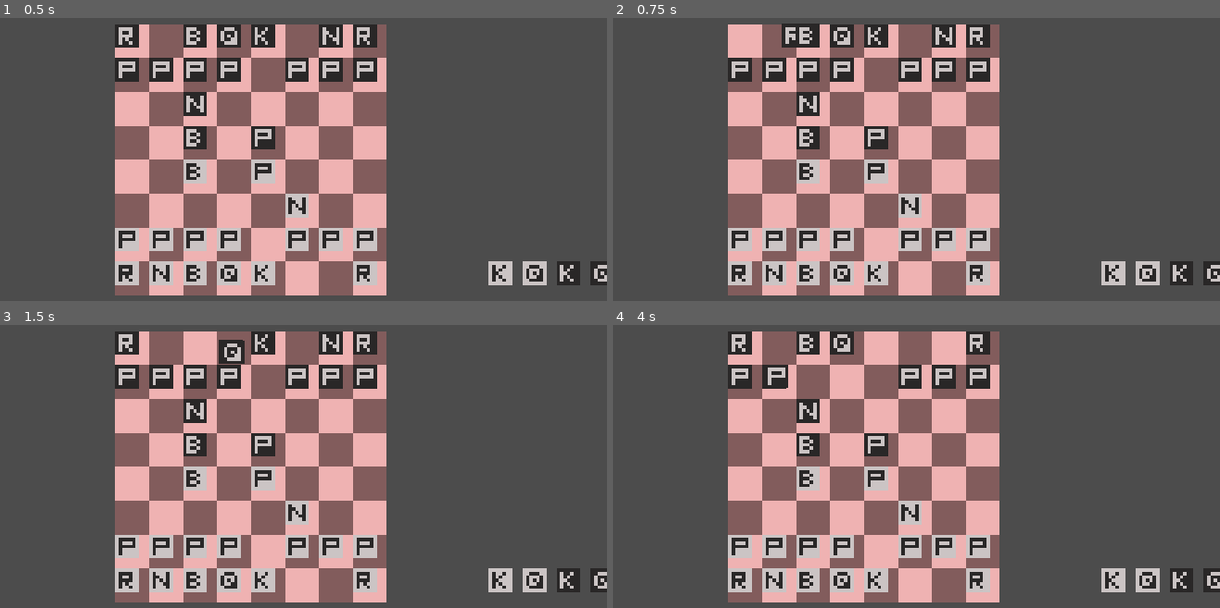
Above: before the commit, frames 1-4 (two rows, left to right).
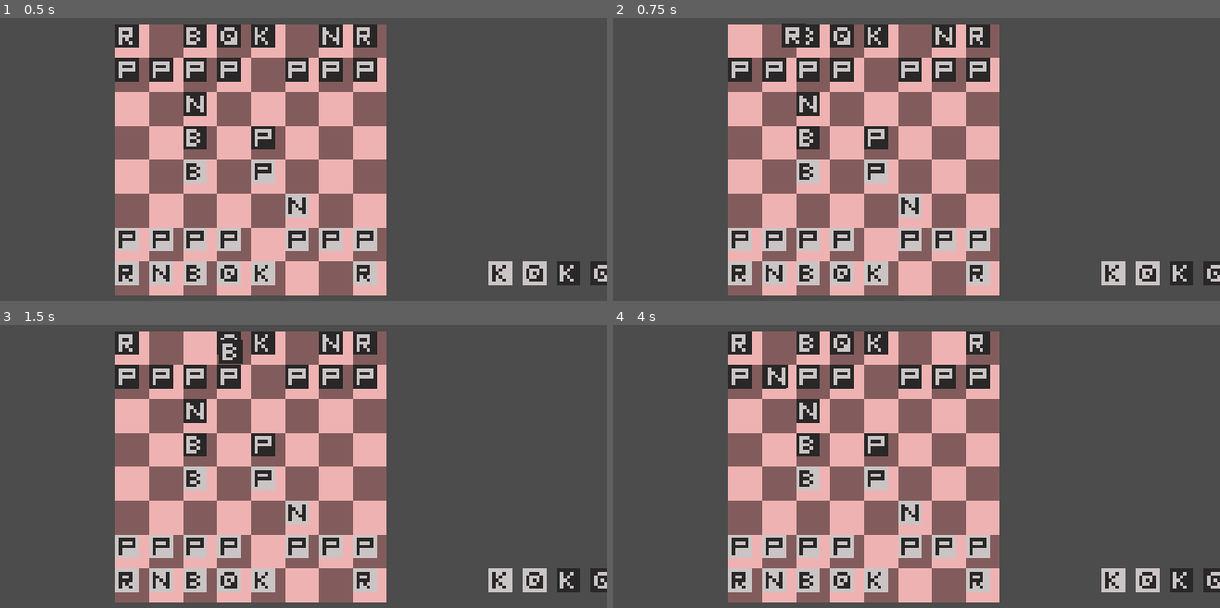
Above: after the commit, the same moments.

Repository: BumboBlast/godot-chess-engine
Game: Godot game, scene res://REALchess.tscn
The game is run twice, just before and just after one commit, with the same random seed, the same clock (stepped at 60 frames per second) and the same inputs. The project has no main scene, so this scene is started directly.
Inputs (mouse positions are in pixels of both pictures, inside the frame that each line leads up to):
- Up to frame 1 (0.5 s): no input
- Up to frame 2 (0.75 s): tap Enter at 0.5 s; drag from (740, 34) to (946, 34) at 0.52 s
- Up to frame 3 (1.5 s): drag from (194, 341) to (333, 375) at 1.27 s
- Up to frame 4 (4 s): move the mouse to (843, 341) at 2.02 s; press the mouse at (843, 341) at 2.03 s; release the mouse at (843, 341) at 2.75 s; tap Space at 2.75 s; drag from (874, 341) to (625, 449) at 2.77 s; drag from (946, 341) to (776, 375) at 3.52 s

Frame 1 is identical in both runs. In frame 2, 0.1% of the frame differs, in the area x 30-35%, y 1-10%; in frame 3, 0.3%; in frame 4, 1.1%, in the area x 26-46%, y 2-23%.

Commit message:
only one piece can be dragged.
use z index to decide draw order

Diff:
--- a/AllPieces.gd
+++ b/AllPieces.gd
@@ -3,11 +3,16 @@
 # mother of all pieces
 # contains all spritesheet info for each piece
 
+var piece_in_hand = false
 
+func set_piece_in_hand(piece, held):
 
-func _ready():
-	pass
-
+	if (held == true):
+		piece_in_hand = true
+		piece.set_z_index(100)
+	else:
+		piece_in_hand = false
+		piece.set_z_index(1)
 
 
 # Called every frame. 'delta' is the elapsed time since the previous frame.
--- a/Board.tscn
+++ b/Board.tscn
@@ -1,5 +1,6 @@
-[gd_scene load_steps=4 format=2]
+[gd_scene load_steps=5 format=2]
 
+[ext_resource path="res://AllPieces.gd" type="Script" id=1]
 [ext_resource path="res://Piece.tscn" type="PackedScene" id=2]
 [ext_resource path="res://art/boardPinkMaroonNOBORDERS.png" type="Texture" id=3]
 [ext_resource path="res://Board.gd" type="Script" id=5]
@@ -15,3 +16,4 @@
 visible = false
 
 [node name="AllPieces" type="Node" parent="."]
+script = ExtResource( 1 )
--- a/Piece.gd
+++ b/Piece.gd
@@ -34,6 +34,11 @@
 
 # stores the  coords right when a piece is clicked
 var last_legal_position
+
+
+
+
+
 
 """
 	Piece methods
@@ -143,30 +148,43 @@
 	return false
 
 
-"""
+
+
+"""""""""""""""""""""""""""""""""""""""""""""""""""""""""""""""""""""""""""
 Event Handlers
-"""
-
-
+"""""""""""""""""""""""""""""""""""""""""""""""""""""""""""""""""""""""""""
 
 # only captures input events with concern to the collision node
 func _on_Piece_input_event(viewport, event, shape_idx):
+
+	#if clicked
 	if (Input.is_action_pressed("ui_left_mouse")):
 
-		# after click, want piece's CENTER to SNAP to mouse positon
-		global_position = get_global_mouse_position() - (self.sprite_rect.size / 2)
-
-		# calculate list of spaces legal for the piece to land
-		legal_spaces.append(get_parent().get_parent().get_parent().get_node("Rules").get_legal_spaces(self))
-
-		# stores the last place the piece was picked up (only stores it once)
-		if (self.selected == false):
-
-			last_legal_position = global_position
-			print( "set last square: ", last_legal_position )
-
-		# picks up the piece
-		self.selected = true
+		#if no piece in hand
+		if (get_parent().piece_in_hand == false):
+
+			# can only hold one piece at once
+			get_parent().set_piece_in_hand(self, true)
+
+			#pop texture to higest layer (called in AllPieces)
+
+			# after click, want piece's CENTER to SNAP to mouse positon
+			global_position = get_global_mouse_position() - (self.sprite_rect.size / 2)
+
+			# calculate list of spaces legal for the piece to land
+			# !!!!!!!!!! right now does not support appending more than one value
+			legal_spaces.append(get_parent().get_parent().get_parent().get_node("Rules").get_legal_spaces(self))
+
+			# stores the last place the piece was picked up (only stores it once)
+			# only can pick up on piece at a time
+			if (self.selected == false):
+
+				last_legal_position = global_position
+				print( "set last square: ", last_legal_position )
+
+				# picks up the piece
+				self.selected = true
+
 
 
 
@@ -183,6 +201,9 @@
 			if (event.button_index == BUTTON_LEFT and not event.pressed):
 
 				self.just_dropped = true
+
+				# can hold a new piece
+				get_parent().set_piece_in_hand(self, false)
 
 				# check to see if cursor (piece center) is hovering a legal space
 				for space in legal_spaces:
@@ -207,6 +228,7 @@
 
 
 
+
 func _physics_process(delta):
 
 	# if piece is clicked (dragged)
@@ -216,7 +238,6 @@
 		# the center follows the cursor
 		# lerping is finding the weighted average point
 		global_position = lerp(global_position, get_global_mouse_position() - (self.sprite_rect.size / 2), 25 * delta)
-
 
 
 	# if piece has just been let go
@@ -240,6 +261,8 @@
 
 
 
+
+
 # Called when the node enters the scene tree for the first time.
 func _ready():
 
--- a/Piece.tscn
+++ b/Piece.tscn
@@ -22,5 +22,3 @@
 shape = SubResource( 1 )
 
 [connection signal="input_event" from="." to="." method="_on_Piece_input_event"]
-[connection signal="mouse_entered" from="." to="." method="_on_Piece_mouse_entered"]
-[connection signal="mouse_exited" from="." to="." method="_on_Piece_mouse_exited"]
--- a/Rules.gd
+++ b/Rules.gd
@@ -8,8 +8,9 @@
 
 # uses the piece and board state to calculate list of legal spaces
 # does not consider coordinates. Only file/ rank
+# should be able to return a list
 func get_legal_spaces(piece):
-	return "D5"
+	return "C5"
 
 
 # Called when the node enters the scene tree for the first time.
Not shown, changed: README.md
